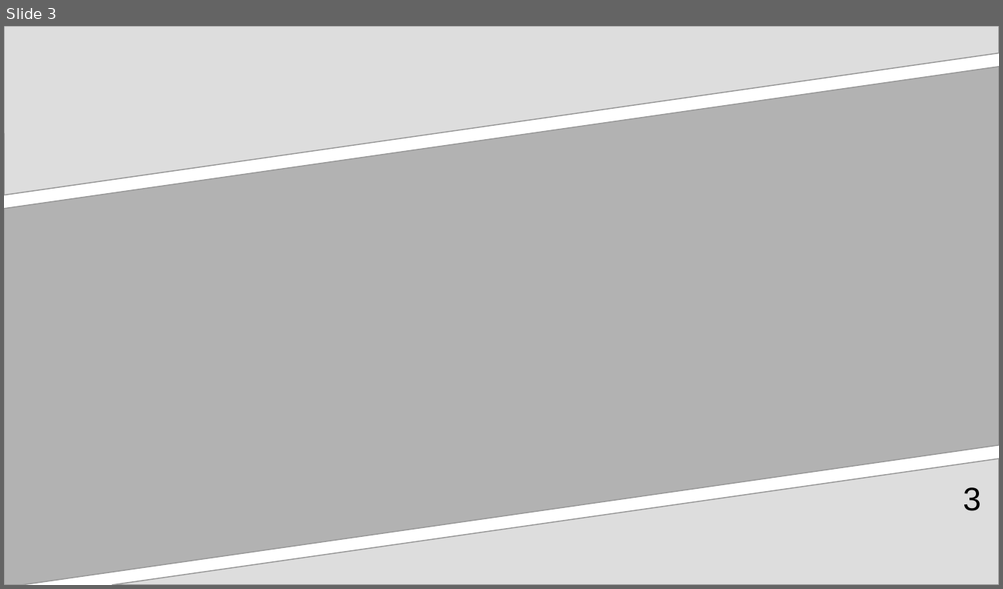
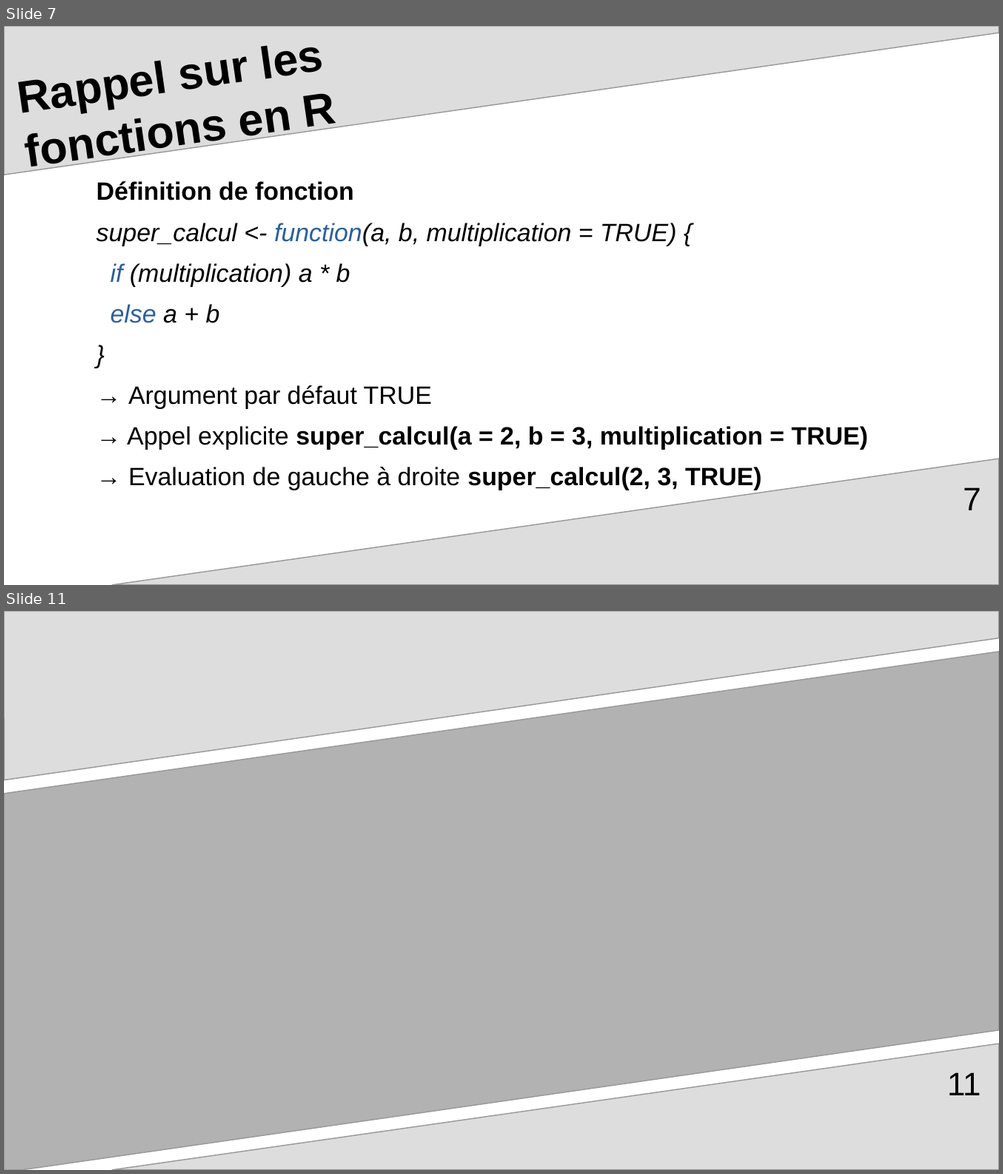
Before and after one commit to arnaud-feldmann/formation_r_drieets_prog_fonctionnelle, a slide deck: presentation.odp. Shown one above the other, each under a label of ours: slide 3 before the commit, slides 7 and 11 after it; the slides between them are not shown. The pictures are 1003x589 and 1003x1174 pixels, drawn with LibreOffice and Linux fonts; fonts in the diff are those of the drawing. Boxes give left, top, right and bottom in pixels: in the first picture for what was removed or moved away, otherwise in the second. Text is boxed around its words. In the diff, an @@ line names an element or a change of style, - is before the commit and + after.

```diff
--- a/presentation.odp
+++ b/presentation.odp
@@ slide 7 added at [4,26,999,585], background #FFFFFF; not listed: 1 template element that a slide beside it also shows @@
@@ freeform shape added at [4,26,999,175], fill #DDDDDD, outline #999999 0.85 pt @@
@@ title added at [233,56,250,83], 36 pt, text #000000, bold @@
+Rappel sur les
+fonctions en R
@@ text added at [96,181,868,491], 20 pt, text #000000 @@
+Définition de fonction
+super_calcul <- function(a, b, multiplication = TRUE) {
+if (multiplication) a * b
+else a + b
+}
+→ Argument par défaut TRUE
+→ Appel explicite super_calcul(a = 2, b = 3, multiplication = TRUE)
+→ Evaluation de gauche à droite super_calcul(2, 3, TRUE)
@@ page number added at [962,488,980,511], 26 pt, text #000000 @@
+7
@@ what was slide 3 is now slide 11 @@
@@ page number at [947,1073,981,1096]: text changed @@
-3
+11
```
Also in this commit, not shown: 8 other slides added, 1 slide removed, 3 other files.
